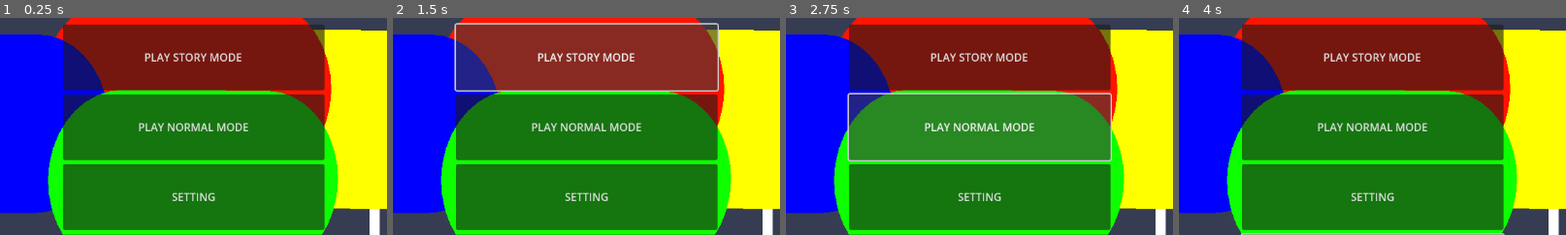
Above: before the commit, frames 1-4 (left to right).
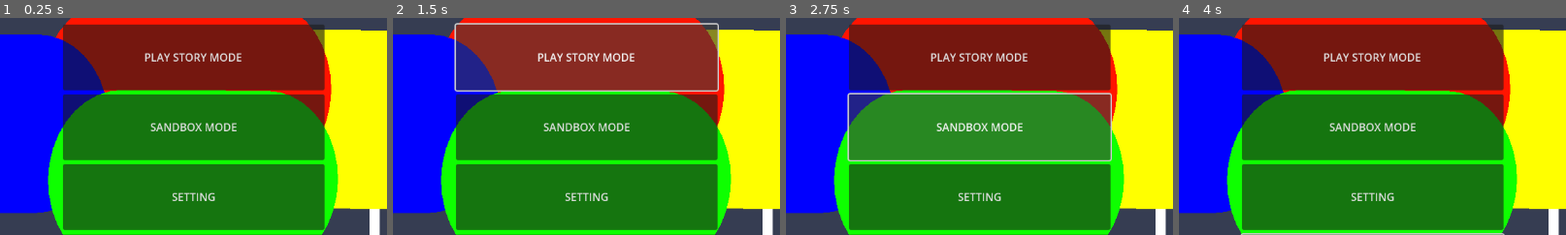
Above: after the commit, the same moments.

Repository: StudioXPEtudiant/25-26.M.S2.MiniGames
Game: Godot game, scene res://ui_setting.tscn
Same seed, same stepped clock (60 frames per second), same inputs: the game is played once before the commit and once after it. The engine's default icon, where the game draws it, is replaced by a stand-in: a white triangle on a blue panel in a dark square.
Inputs:
- Up to frame 1 (0.25 s): no input
- Up to frame 2 (1.5 s): click "PLAY STORY MODE" at 0.5 s; click "PLAY STORY MODE" at 1.25 s
- Up to frame 3 (2.75 s): click "PLAY NORMAL MODE" (after the commit: "SANDBOX MODE") at 2 s
- Up to frame 4 (4 s): click "PLAY NORMAL MODE" (after the commit: "SANDBOX MODE") at 2.75 s; click "INVENTORY" at 3.5 s
The pictures show only the part of the screen within x 26-76%, y 1-51%; the shares and areas given below are measured in that part.

The runs differ from the first frame. In frame 1, 0.8% of the frame differs, in the area x 35-65%, y 48-53%; in frame 2, 0.8%; in frame 3, 0.8%; in frame 4, 0.8%.

Commit message:
menu anglais crédit,je n'y touche plus

Diff:
--- a/ui_setting.tscn
+++ b/ui_setting.tscn
@@ -9,14 +9,13 @@
 BENJAMIN BÉRUBÉ"
 
 [sub_resource type="TextMesh" id="TextMesh_28njg"]
-text = "CREDIT TO OLIVIER LAFLAMME 🔥😜🔥:
-Created this game at 12 years old with Studio XP class
+text = "CREDIT TO BENJAMIN BÉRUBÉ ⚡🧏‍♂️⚡:
+Created this game at ## years old with Studio XP class
 
 
 LIST OF ACCOMPLISHMENT :
--Created the witch_epic logo and character.
--Created the UI you're watching right now.
--Had the game idea(just idea of the concept not the actual game or anything too big,im not going to give myshelf all the deserved)
+-Created the french menu.
+-Created parts of the english menu.
 -AND MORE...
 "
 
@@ -37,7 +36,7 @@
 offset_right = 778.0
 offset_bottom = 216.0
 action_mode = 0
-text = "PLAY NORMAL MODE
+text = "SANDBOX MODE
 "
 metadata/_edit_use_anchors_ = true
 
@@ -123,6 +122,13 @@
 position = Vector2(572.5, 312.5)
 scale = Vector2(10.0234, 5.60156)
 
+[node name="MeshInstance2D2" type="MeshInstance2D" parent="."]
+visible = false
+modulate = Color(0, 1, 1, 1)
+position = Vector2(576.887, 324.484)
+scale = Vector2(112.704, -320.32)
+mesh = SubResource("TextMesh_28njg")
+
 [connection signal="pressed" from="CREDIT" to="PLAY STORY MODE" method="set_visible" binds= [false]]
 [connection signal="pressed" from="CREDIT" to="PLAY STORY MODE" method="set_disabled" binds= [true]]
 [connection signal="pressed" from="CREDIT" to="PLAY NORMAL MODE" method="set_visible" binds= [false]]
@@ -149,6 +155,7 @@
 [connection signal="pressed" from="BENJAMIN_BÉRUBÉ_CREDIT_BUTTON" to="Multi credit text" method="set_visible" binds= [false]]
 [connection signal="pressed" from="BENJAMIN_BÉRUBÉ_CREDIT_BUTTON" to="OLIVIER_LAFLAMME_CREDIT_BUTTON" method="set_disabled" binds= [true]]
 [connection signal="pressed" from="BENJAMIN_BÉRUBÉ_CREDIT_BUTTON" to="BENJAMIN_BÉRUBÉ_CREDIT_BUTTON" method="set_disabled" binds= [true]]
+[connection signal="pressed" from="BENJAMIN_BÉRUBÉ_CREDIT_BUTTON" to="MeshInstance2D2" method="set_visible" binds= [true]]
 [connection signal="pressed" from="<--BACK" to="PLAY STORY MODE" method="set_visible" binds= [true]]
 [connection signal="pressed" from="<--BACK" to="PLAY STORY MODE" method="set_disabled" binds= [false]]
 [connection signal="pressed" from="<--BACK" to="PLAY NORMAL MODE" method="set_visible" binds= [true]]
@@ -167,3 +174,4 @@
 [connection signal="pressed" from="<--BACK" to="BENJAMIN_BÉRUBÉ_CREDIT_BUTTON" method="set_visible" binds= [false]]
 [connection signal="pressed" from="<--BACK" to="BENJAMIN_BÉRUBÉ_CREDIT_BUTTON" method="set_disabled" binds= [true]]
 [connection signal="pressed" from="<--BACK" to="MeshInstance2D" method="set_visible" binds= [false]]
+[connection signal="pressed" from="<--BACK" to="MeshInstance2D2" method="set_visible" binds= [false]]
